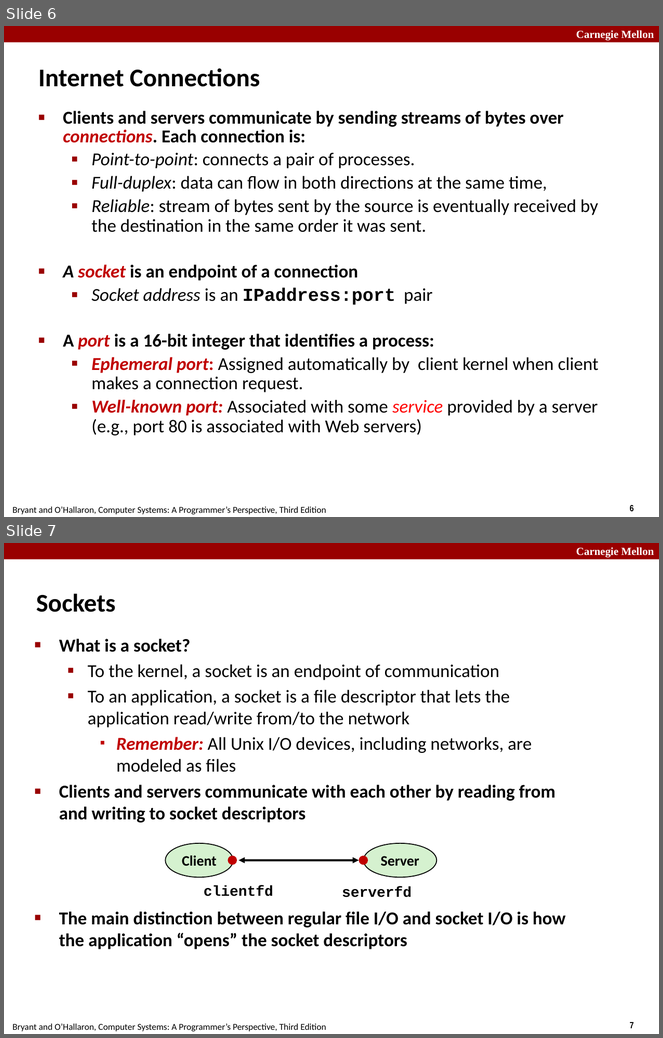
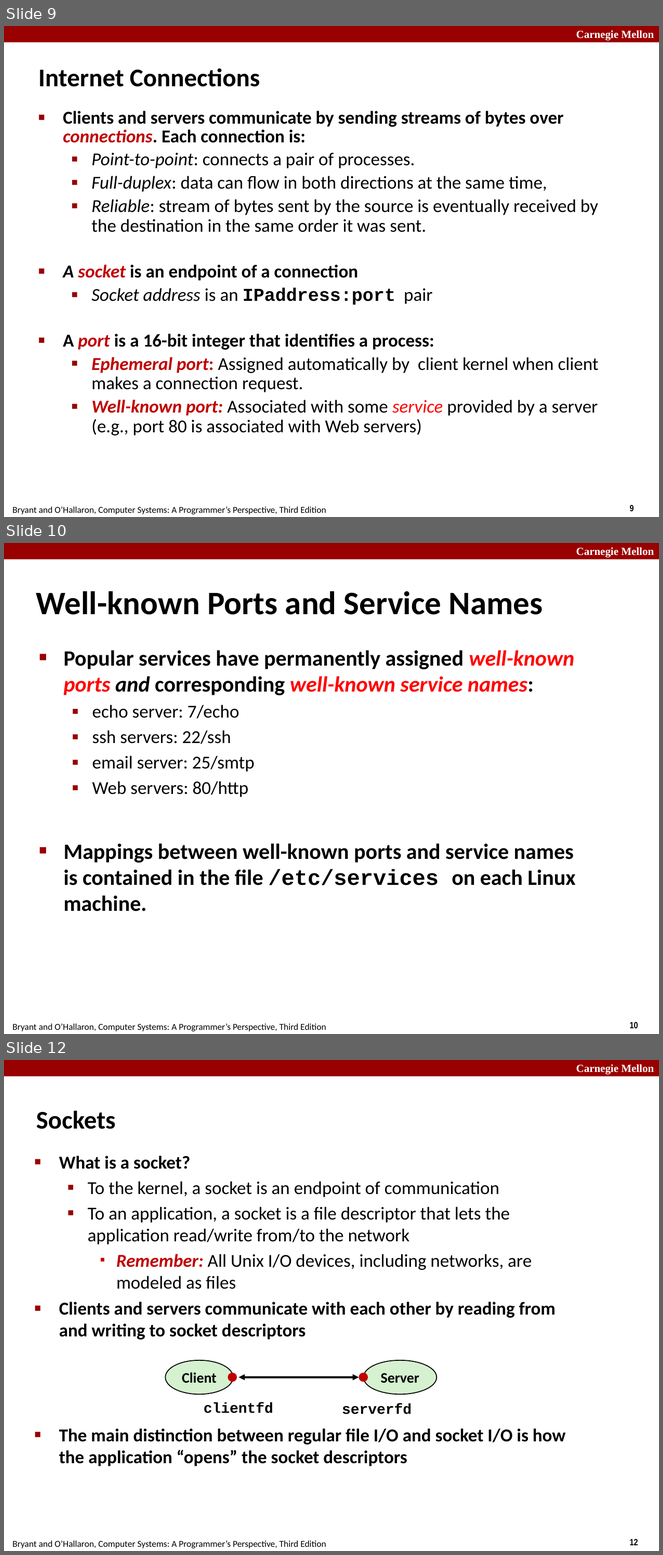
Before and after one commit to diku-compSys/compSys-e2021-pub, a slide deck: lectures/211101_network_programming/slides.odp. Shown one above the other, each under a label of ours: slides 6 and 7 before the commit, slides 9, 10 and 12 after it; the slides between them are not shown. The pictures are 663x1038 and 663x1555 pixels, drawn with LibreOffice and Linux fonts; fonts in the diff are those of the drawing. Boxes give left, top, right and bottom in pixels: in the first picture for what was removed or moved away, otherwise in the second. Text is boxed around its words. In the diff, an @@ line names an element or a change of style, - is before the commit and + after.

```diff
--- a/lectures/211101_network_programming/slides.odp
+++ b/lectures/211101_network_programming/slides.odp
@@ slide 10 added at [4, 543, 659, 1034], background #FFFFFF; not listed: 4 template elements that a slide beside it also shows @@
@@ title added at [36, 591, 543, 615], 36 pt, text #000000, bold @@
+Well-known Ports and Service Names
@@ text added at [64, 650, 575, 912], 24 pt, text #000000, bold @@
+■ Popular services have permanently assigned well-known ports and corresponding well-known service names:
+  ▪ echo server: 7/echo
+  ▪ ssh servers: 22/ssh
+  ▪ email server: 25/smtp
+  ▪ Web servers: 80/http
+■ Mappings between well-known ports and service names is contained in the file /etc/services on each Linux machine.
@@ what was slide 6 is now slide 9 @@
@@ what was slide 7 is now slide 12 @@
@@ page number at [630, 1539, 638, 1546]: text changed @@
-7
+12
```
Also in this commit, not shown: 3 slides changed, 14 other slides added, 6 slides removed, 3 other files.
